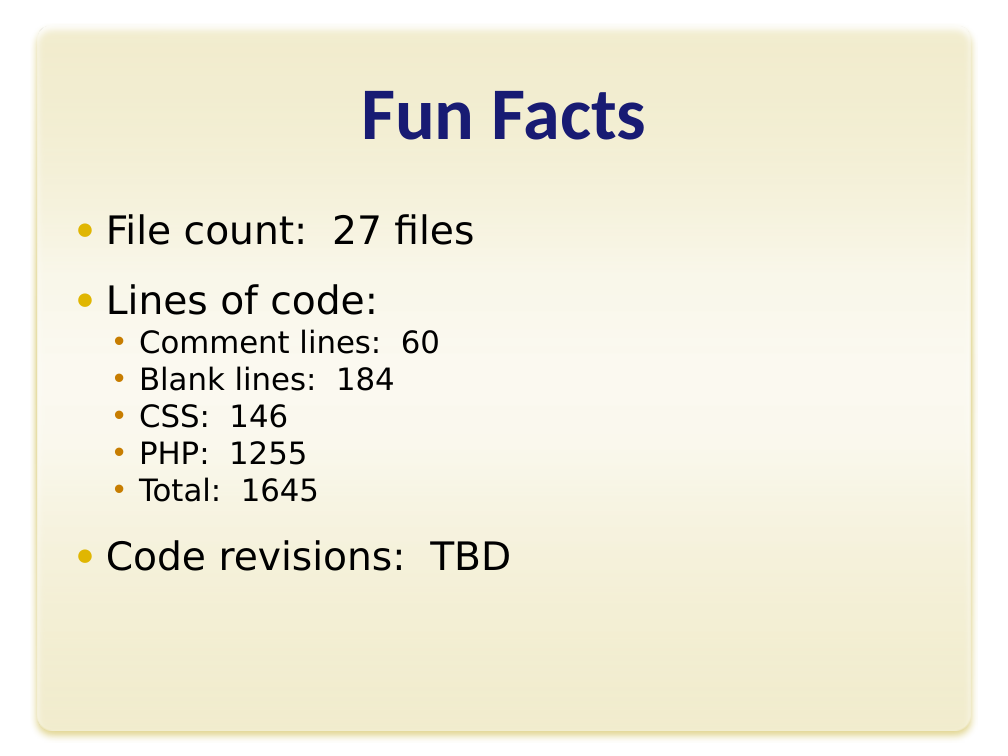
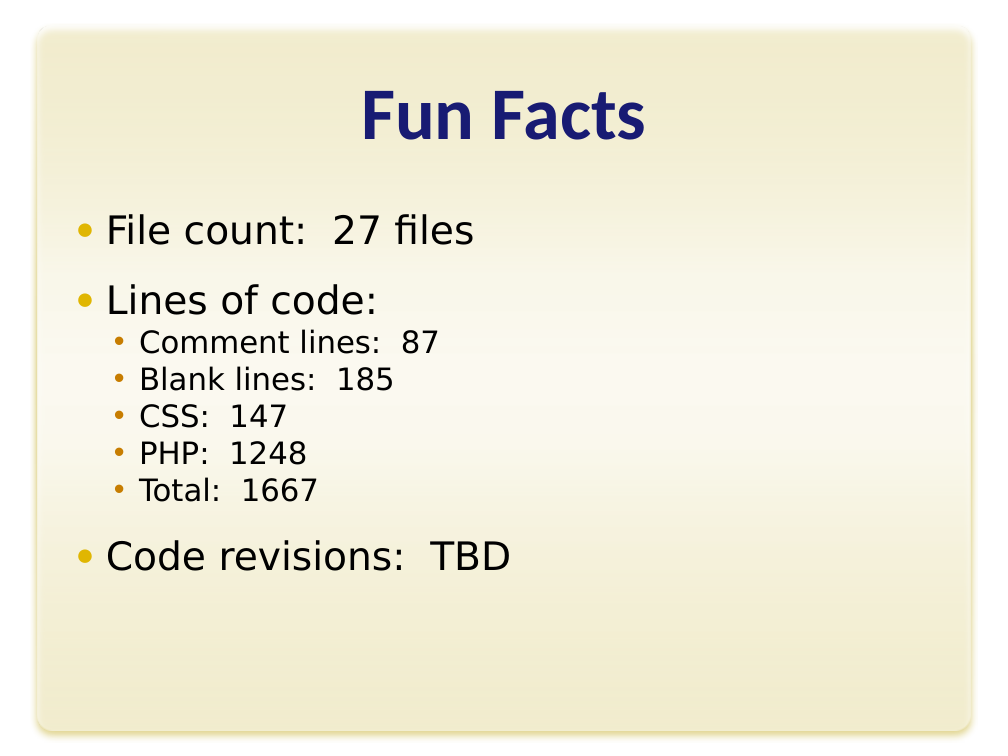
Before and after one commit to yokeholy/jin-jason-forum, a slide deck: slide 10 of J2_Forum.pptx. Drawn at 1008x756 pixels with LibreOffice and Linux fonts; fonts in the diff are those of the drawing; background and template pictures are left out. Boxes give left, top, right and bottom in pixels: in the first picture for what was removed or moved away, otherwise in the second. Text is boxed around its words. In the diff, an @@ line names an element or a change of style, - is before the commit and + after.

```diff
--- a/J2_Forum.pptx
+++ b/J2_Forum.pptx
@@ text at [139, 329, 440, 502]: text changed @@
-  • Comment lines: 60
-  • Blank lines: 184
-  • CSS: 146
-  • PHP: 1255
-  • Total: 1645
+  • Comment lines: 87
+  • Blank lines: 185
+  • CSS: 147
+  • PHP: 1248
+  • Total: 1667
```
Also in this commit, not shown: 1 other file.
